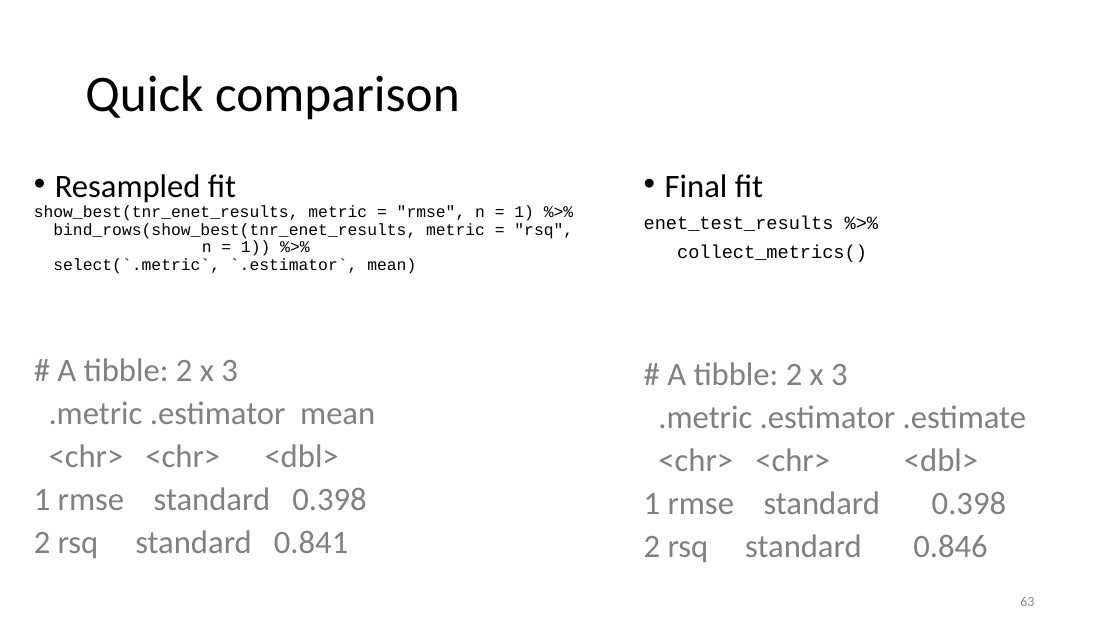
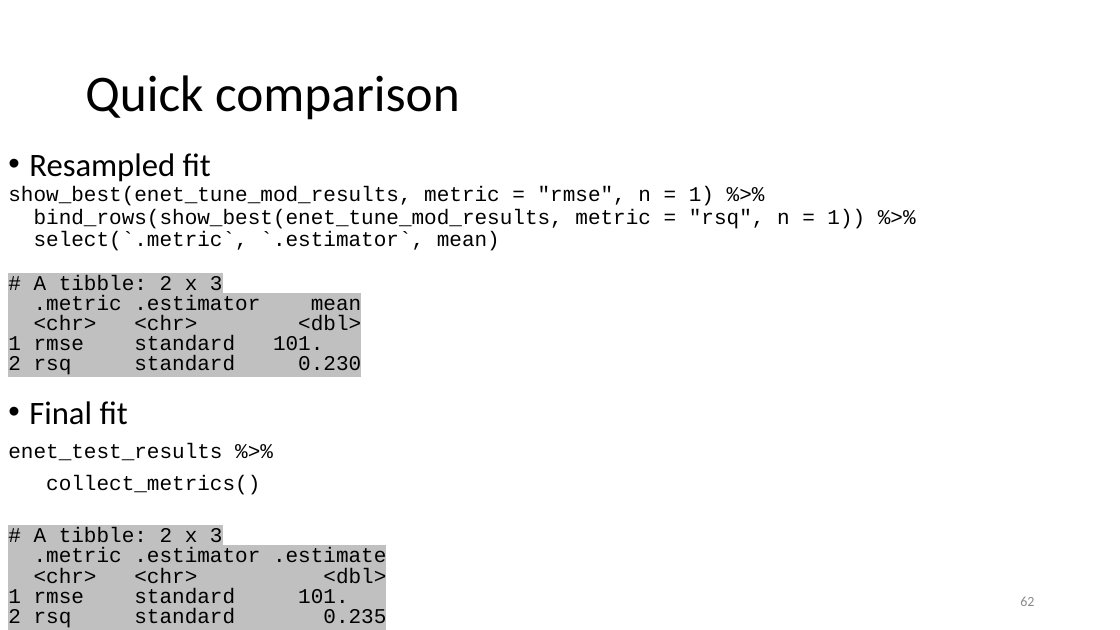
Before and after one commit to karlenaochoa/c4-ml-2020, a slide deck: slide 62 of slides/w4p1-penalized-regression/w4p1.pptx (slide 63 before the commit). Drawn at 1120x630 pixels with LibreOffice and Linux fonts; fonts in the diff are those of the drawing. Boxes give left, top, right and bottom in pixels: in the first picture for what was removed or moved away, otherwise in the second. Text is boxed around its words. In the diff, an @@ line names an element or a change of style, - is before the commit and + after.

```diff
--- a/slides/w4p1-penalized-regression/w4p1.pptx
+++ b/slides/w4p1-penalized-regression/w4p1.pptx
@@ text "Resampled fit": place and size @@
-text "Resampled fit" at box(34, 174, 573, 558)
+text "Resampled fit" at box(8, 153, 865, 375)
@@ text at box(8, 186, 865, 231): text changed; size 14 to 18 pt @@
-show_best(tnr_enet_results, metric = "rmse", n = 1) %>%
-bind_rows(show_best(tnr_enet_results, metric = "rsq", n = 1)) %>%
+show_best(enet_tune_mod_results, metric = "rmse", n = 1) %>%
+bind_rows(show_best(enet_tune_mod_results, metric = "rsq", n = 1)) %>%
@@ text at box(34, 231, 500, 337): size 14 to 18 pt in "select(`.metric`, `.estimator`, mean)"; size 28 to 18 pt, font Calibri to Courier New, text colour #808080 to #000000, highlight none to #C0C0C0 in "# A tibble: 2 x 3", ".metric .estimator mean", "<chr> <chr> <dbl>"; less space between paragraphs @@
@@ text at box(8, 335, 361, 375): text changed; size 28 to 18 pt; font Calibri to Courier New; text colour #808080 to #000000 @@
-1 rmse standard 0.398
-2 rsq standard 0.841
+1 rmse standard 101.
+2 rsq standard 0.230
@@ text "Final fit": place and size @@
-text "Final fit" at box(644, 174, 1026, 562)
+text "Final fit" at box(8, 401, 386, 628)
@@ text at box(8, 443, 386, 590): size 16 to 18 pt in "enet_test_results %>%", "collect_metrics()"; size 28 to 18 pt, font Calibri to Courier New, text colour #808080 to #000000, highlight none to #C0C0C0 in "# A tibble: 2 x 3", ".metric .estimator .estimate", "<chr> <chr> <dbl>"; less space between paragraphs @@
@@ text at box(8, 588, 386, 628): text changed; size 28 to 18 pt; font Calibri to Courier New; text colour #808080 to #000000 @@
-1 rmse standard 0.398
-2 rsq standard 0.846
+1 rmse standard 101.
+2 rsq standard 0.235
```
Also in this commit, not shown: 34 other slides changed, 1 slide added, 1 slide removed, 5 other files.
